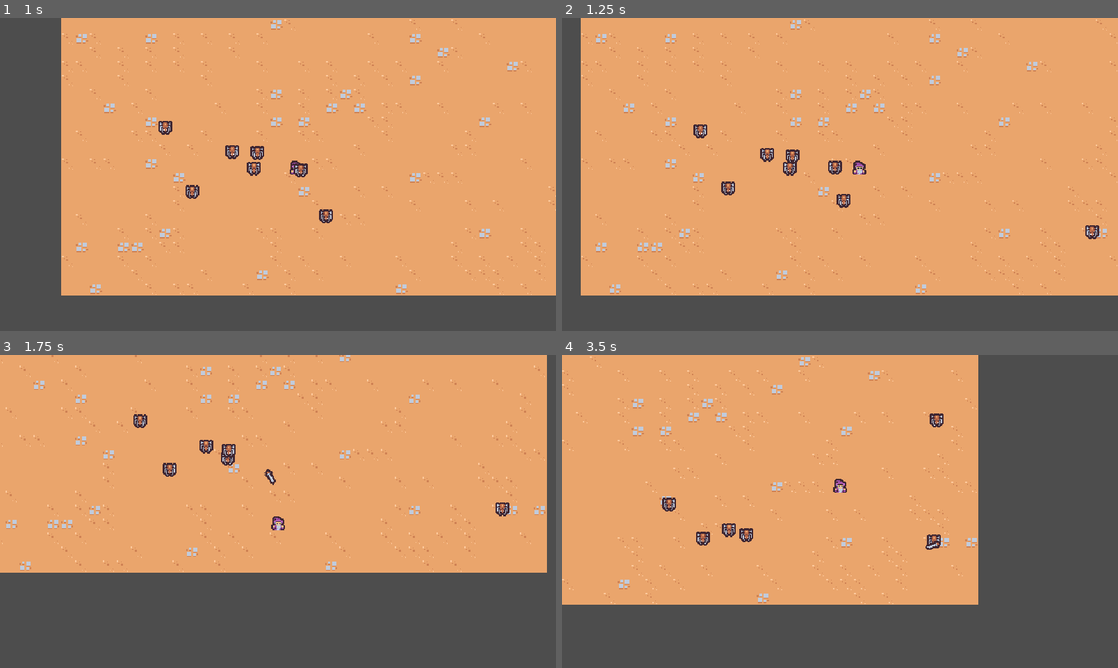
Above: before the commit, frames 1-4 (two rows, left to right).
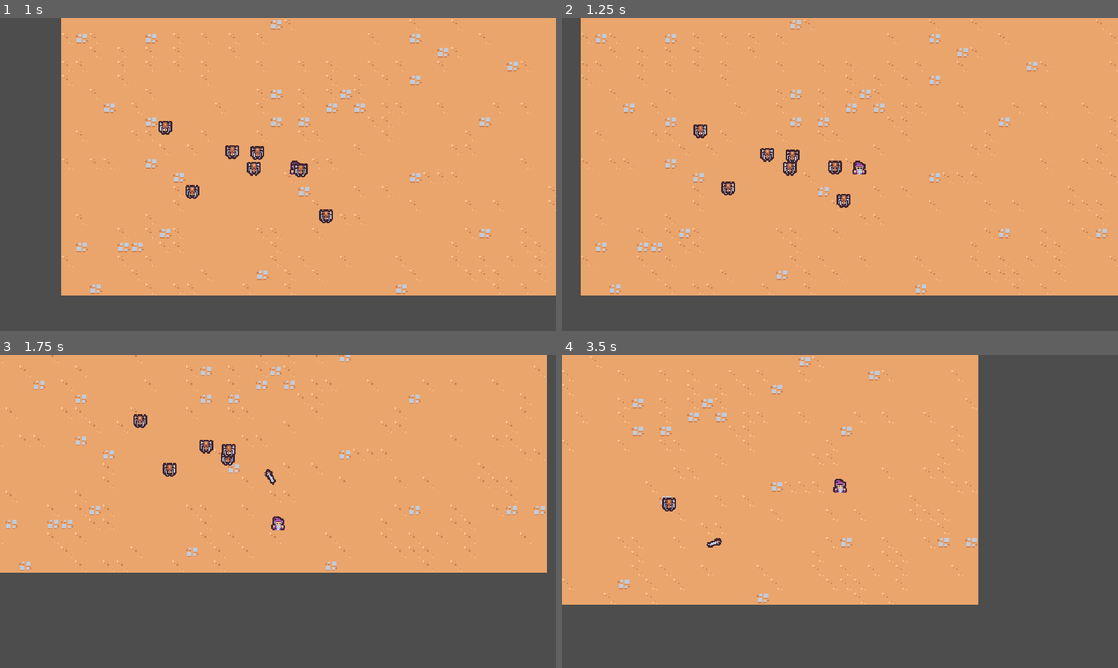
Above: after the commit, the same moments.

Repository: RdotSilva/Godot-2D-Survivor
Game: Godot game, scene res://scenes/main/main.tscn
Two runs of this game, one before a commit and one after it. Both use one fixed random seed, a clock stepped at 60 frames per second and the inputs below.
Inputs:
- Up to frame 1 (1 s): hold D (move_right) from 0.53 s (still down)
- Up to frame 2 (1.25 s): keep holding D (move_right)
- Up to frame 3 (1.75 s): release D (move_right) at 1.28 s; hold S (move_down) from 1.28 s (still down)
- Up to frame 4 (3.5 s): release S (move_down) at 2.03 s; hold D (move_right) 2.03-2.78 s; hold W (move_up) from 2.78 s (still down)

Frame 1 is identical in both runs. In frame 2, 0.1% of the frame differs, in the area x 94-97%, y 66-71%; in frame 3, 0.1%; in frame 4, 0.6%, in the area x 24-69%, y 18-63%.

Commit message:
Remove enemy manager node

Diff:
--- a/scenes/main/main.tscn
+++ b/scenes/main/main.tscn
@@ -1,15 +1,12 @@
-[gd_scene load_steps=7 format=3 uid="uid://bif1is5fthxbt"]
+[gd_scene load_steps=6 format=3 uid="uid://bif1is5fthxbt"]
 
 [ext_resource type="PackedScene" uid="uid://cetlcnevlmuq6" path="res://scenes/player/player.tscn" id="1_grfab"]
 [ext_resource type="PackedScene" uid="uid://dpmu5kqum7usq" path="res://scenes/game_camera/game_camera.tscn" id="1_hn8lh"]
-[ext_resource type="PackedScene" uid="uid://b1kmvty506c6d" path="res://scenes/manager/enemy_manager.tscn" id="1_jjo5e"]
 [ext_resource type="TileSet" uid="uid://b5b2ow5nthbsr" path="res://resources/tileset.tres" id="1_x1fco"]
 [ext_resource type="PackedScene" uid="uid://bur28u6vqx534" path="res://scenes/basic_enemy/basic_enemy.tscn" id="4_vm6ys"]
 [ext_resource type="Script" path="res://scenes/basic_enemy/basic_enemy.gd" id="5_bm4iw"]
 
 [node name="Main" type="Node"]
-
-[node name="EnemyManager" parent="." instance=ExtResource("1_jjo5e")]
 
 [node name="GameCamera" parent="." instance=ExtResource("1_hn8lh")]
 
